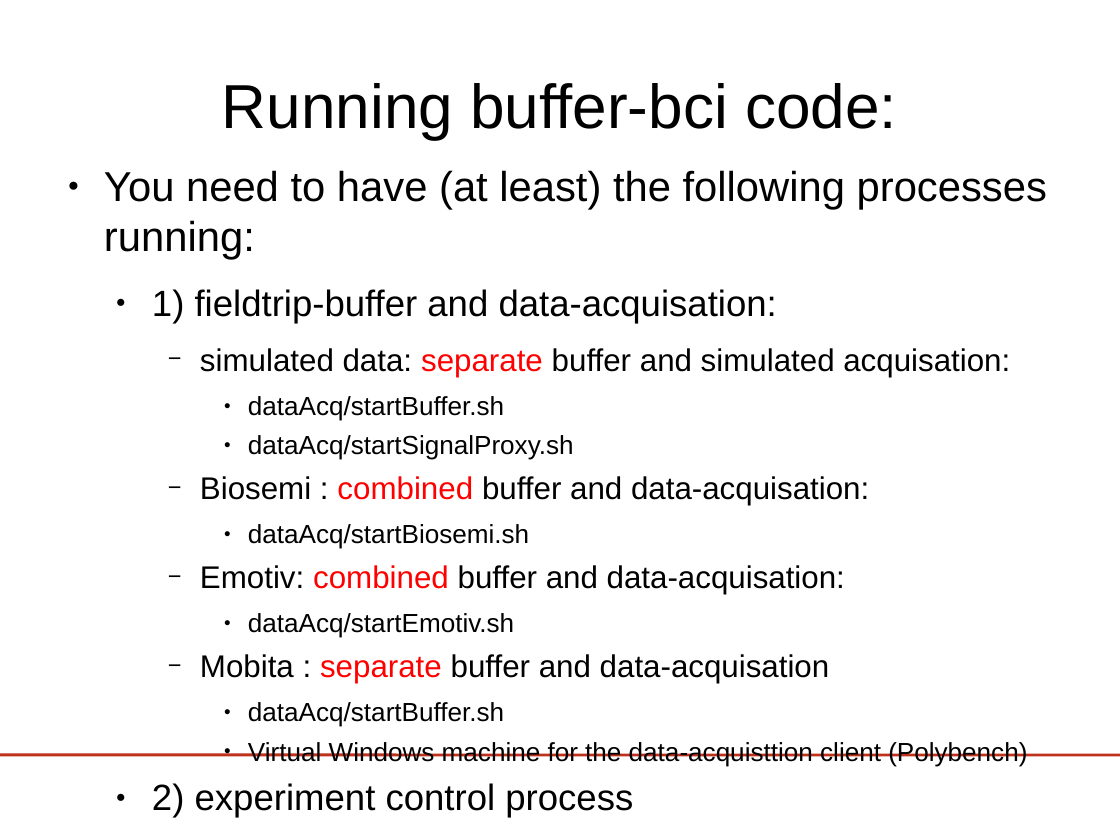
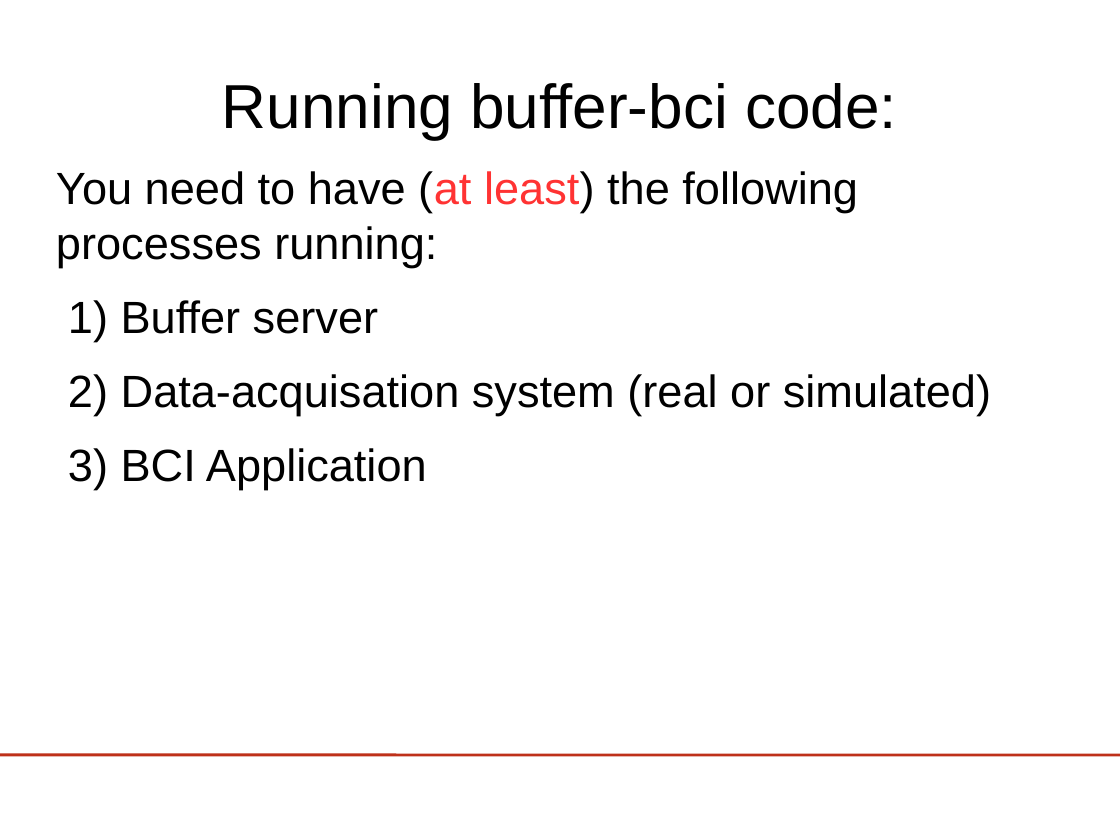
Before and after one commit to phpvdb/buffer_bci, a slide deck: slide 20 of tutorial/lect3-helloworld/HelloWorld_ERPViewer.odp (slide 18 before the commit). Drawn at 1120x840 pixels with LibreOffice and Linux fonts; fonts in the diff are those of the drawing; background and template pictures are left out. Boxes give left, top, right and bottom in pixels: in the first picture for what was removed or moved away, otherwise in the second. Text is boxed around its words. In the diff, an @@ line names an element or a change of style, - is before the commit and + after.

```diff
--- a/tutorial/lect3-helloworld/HelloWorld_ERPViewer.odp
+++ b/tutorial/lect3-helloworld/HelloWorld_ERPViewer.odp
@@ text at (56,171,858,267): size 29.6 to 32 pt in "You need to have (at least) the ..."; text colour #000000 to #FF3333 in "(at least)"; bullet ● to none @@
@@ text at (121,300,991,490): text changed; size 18.5 to 32 pt @@
-  ● 1) fieldtrip-buffer and data-acquisation:
-    − simulated data: separate buffer and simulated acquisation:
-      ● dataAcq/startBuffer.sh
-      ● dataAcq/startSignalProxy.sh
-    − Biosemi : combined buffer and data-acquisation:
-      ● dataAcq/startBiosemi.sh
-    − Emotiv: combined buffer and data-acquisation:
-      ● dataAcq/startEmotiv.sh
-    − Mobita : separate buffer and data-acquisation
-      ● dataAcq/startBuffer.sh
-      ● Virtual Windows machine for the data-acquisttion client (Polybench)
-  ● 2) experiment control process
+1) Buffer server
+2) Data-acquisation system (real or simulated)
+3) BCI Application
```
Also in this commit, not shown: 11 other slides changed, 12 slides added, 1 slide removed, 30 other files.
